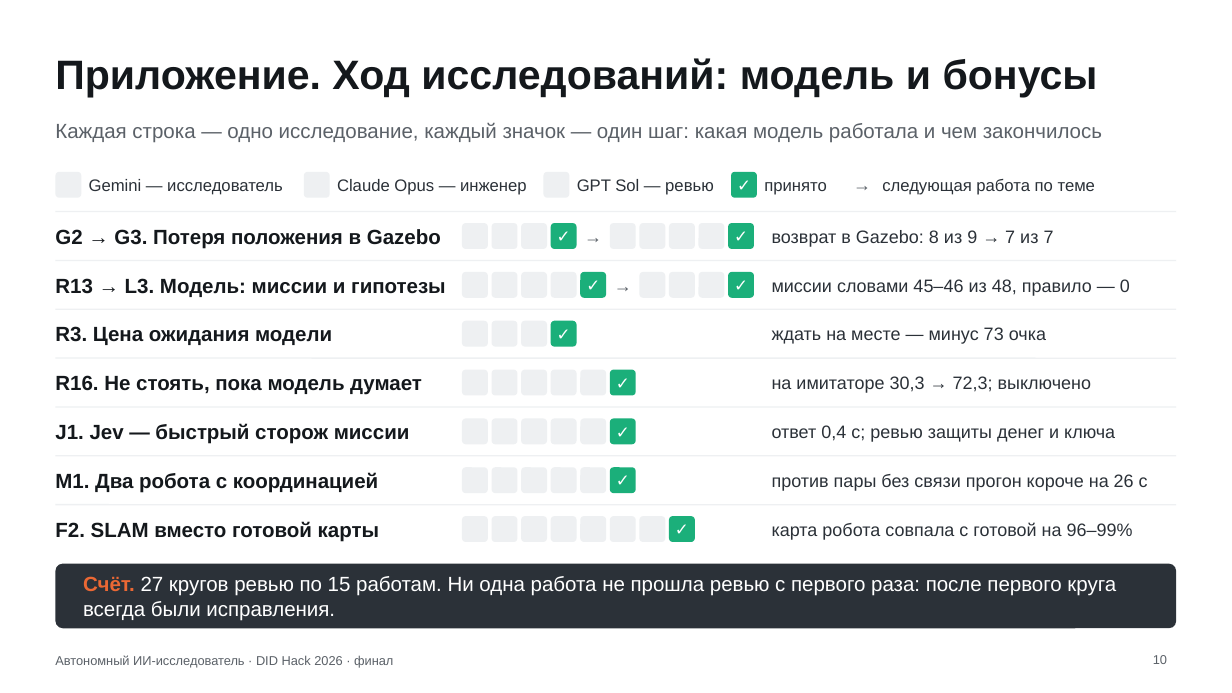
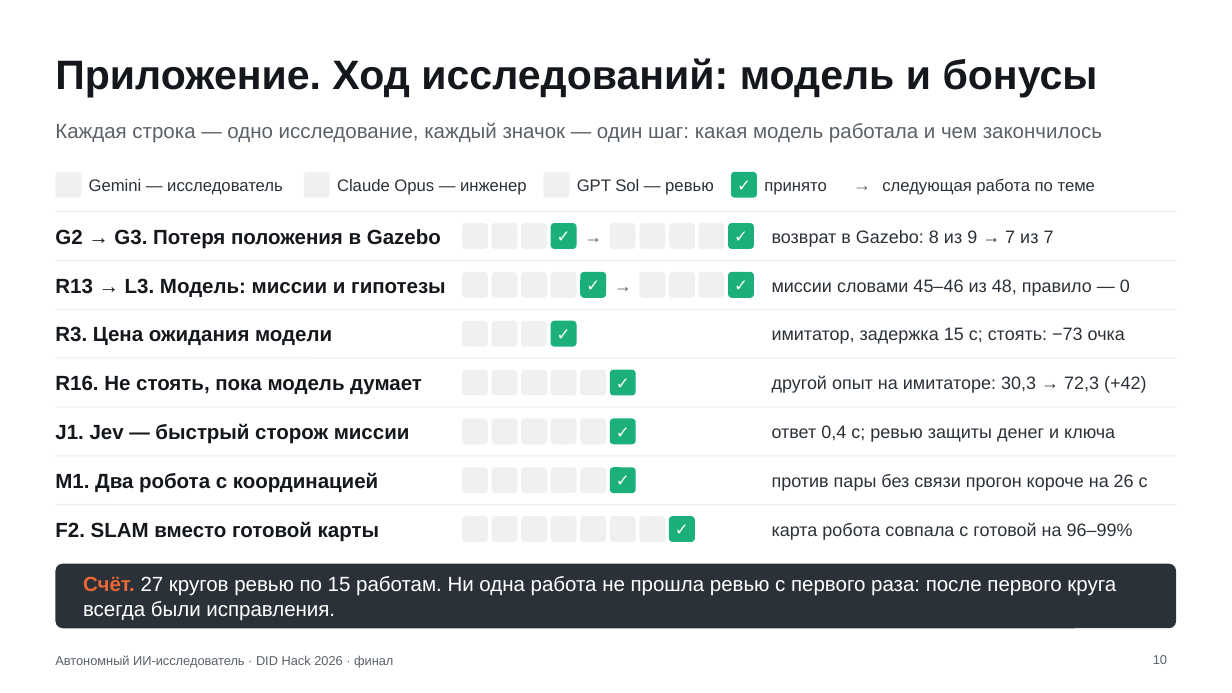
Before and after one commit to Mput13/did-hack, a slide deck: slide 10 of presentation/final.pptx. Drawn at 1232x693 pixels with LibreOffice and Linux fonts; fonts in the diff are those of the drawing; background and template pictures are left out. Boxes give left, top, right and bottom in pixels: in the first picture for what was removed or moved away, otherwise in the second. Text is boxed around its words. In the diff, an @@ line names an element or a change of style, - is before the commit and + after.

```diff
--- a/presentation/final.pptx
+++ b/presentation/final.pptx
@@ text at <box>772,327,1125,344</box>: text changed @@
-ждать на месте — минус 73 очка
+имитатор, задержка 15 с; стоять: −73 очка
@@ text at <box>772,375,1146,393</box>: text changed @@
-на имитаторе 30,3 → 72,3; выключено
+другой опыт на имитаторе: 30,3 → 72,3 (+42)
```
Also in this commit, not shown: 9 other slides changed, 16 other files.
